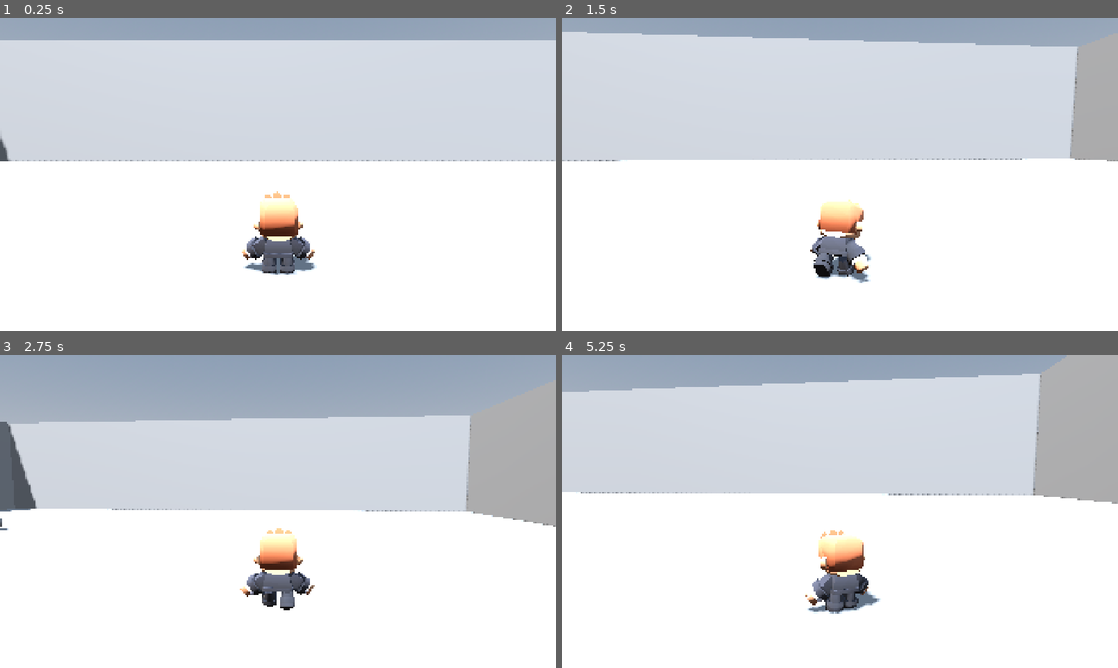
Above: before the commit, frames 1-4 (two rows, left to right).
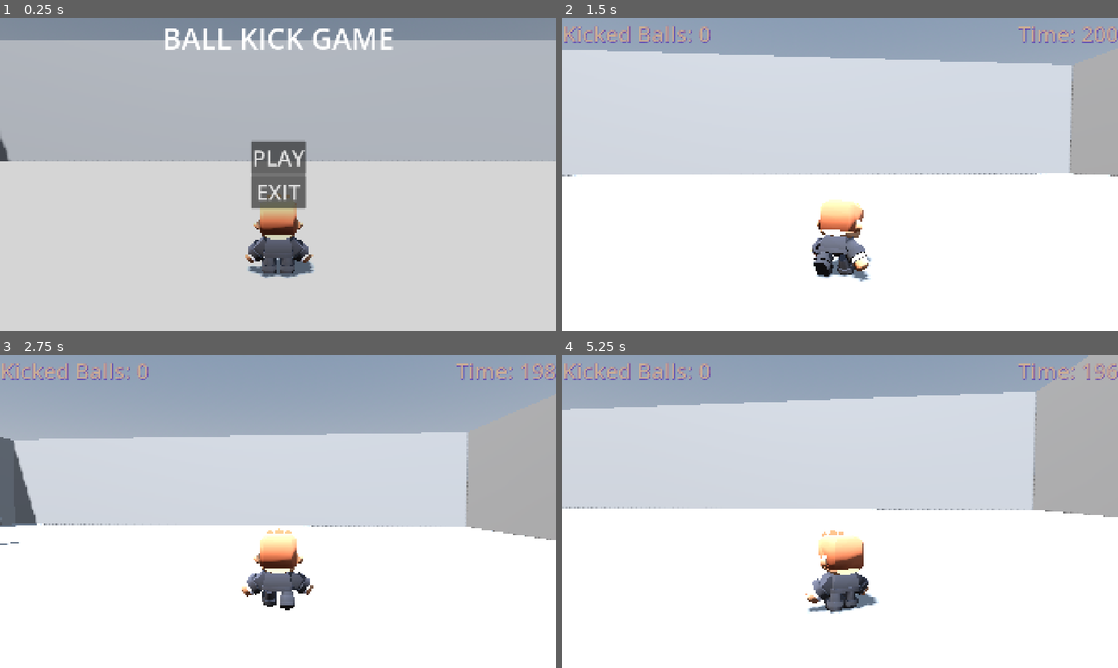
Above: after the commit, the same moments.

Repository: Software-Guardians/Godot-Third-Person-First-Game
Game: Godot game, scene res://main/main-scene.tscn
Same seed, same stepped clock (60 frames per second), same inputs: the game is played once before the commit and once after it.
Inputs (mouse positions are in pixels of both pictures, inside the frame that each line leads up to):
- Up to frame 1 (0.25 s): no input
- Up to frame 2 (1.5 s): click (840, 155) at 0.5 s, where only the run after the commit has a clickable "PLAY"; move the mouse to (867, 174) at 1.27 s; hold D (walk-right) from 1.28 s (still down); click (867, 174) at 1.35 s
- Up to frame 3 (2.75 s): tap Space (jump) at 1.52, 2.27 s; move the mouse to (250, 511) at 2.02 s; release D (walk-right) at 2.03 s; hold S (walk-back) from 2.03 s (still down); click (250, 511) at 2.1 s
- Up to frame 4 (5.25 s): move the mouse to (851, 505) at 2.77 s; release S (walk-back) at 2.78 s; hold W (walk-front) 2.78-3.53 s; hold D (walk-right) 2.78-4.28 s; click (851, 505) at 3.05 s; move the mouse to (834, 517) at 3.52 s; click (834, 517) at 3.6 s; tap Space (jump) at 3.77, 4.52 s; move the mouse to (878, 514) at 4.27 s; hold A (walk-left) from 4.28 s (still down); click (878, 514) at 4.35 s; move the mouse to (795, 508) at 5.02 s; tap W (walk-front) at 5.1 s

The runs differ from the first frame. In frame 1, 98% of the frame differs, in the area x 0-100%, y 0-100%; in frame 2, 11%; in frame 3, 11%; in frame 4, 12%.

Commit message:
Temel UI tamamlandı

Diff:
--- a/character/character_body_3d.gd
+++ b/character/character_body_3d.gd
@@ -4,6 +4,8 @@
 @onready var animation_player: AnimationPlayer = $character/AnimationPlayer
 @onready var kickable_area: Area3D = $character/KickableArea
 @onready var kick_timer: Timer = $character/KickTimer
+
+
 
 
 
@@ -14,16 +16,46 @@
 @export var gravity:=30
 @export var jump_velocity:=10
 @export var kick_strength:=1
-
-
+@export var character_default_location:Vector3=Vector3(-0.02,0.524,1.311)
+@export var character_default_rotation:Vector3=Vector3(0,0,0)
 var input_dir:Vector2=Vector2.ZERO
 var target_character_rotation_y:float=0.0
 
 
 func _ready() -> void:
+	set_physics_process(false)
+	set_process_input(false)
+	GameManager.game_start.connect(game_started)
+	GameManager.game_paused.connect(game_paused)
+	GameManager.game_stoped.connect(game_stoped)
+	GameManager.game_resumed.connect(game_resumed)
+
+func game_started():
 	Input.mouse_mode=Input.MOUSE_MODE_CAPTURED
+	set_physics_process(true)
+	set_process_input(true)
+	self.global_position=character_default_location
+	self.global_rotation=character_default_rotation
+func game_resumed():
+	Input.mouse_mode=Input.MOUSE_MODE_CAPTURED
+	set_physics_process(true)
+	set_process_input(true)
+
+func game_paused():
+	Input.mouse_mode=Input.MOUSE_MODE_VISIBLE
+	set_physics_process(false)
+	set_process_input(false)
+
+func game_stoped():
+	Input.mouse_mode=Input.MOUSE_MODE_VISIBLE
+	set_physics_process(false)
+	set_process_input(false)
+
 
 func _input(event: InputEvent) -> void:
+	if event.is_action_pressed(&"quit-game"):
+		GameManager.pause_game()
+
 	if event is InputEventMouseMotion:
 		rotate_y(deg_to_rad(-event.relative.x*sens))
 		camera_3d_controller.rotate_x(deg_to_rad(-event.relative.y*sens))
--- a/globals/game_manager.gd
+++ b/globals/game_manager.gd
@@ -1,17 +1,38 @@
 extends Node
 var kicked_ball_number:=0
-var time=200
+var default_Time=200
+var time=5
+
 var last_kicked_ball:RigidBody3D
-
+var is_game_active:=false
+signal game_start
+signal game_paused
+signal game_stoped
+signal game_resumed
+signal ball_remove
+signal ball_kicked
 func add_kicked_ball(removed_ball:RigidBody3D):
-	kicked_ball_number+=1
+	kicked_ball_add_one()
 	var kick_timer=Timer.new()
 	kick_timer.wait_time=1.5
 	kick_timer.one_shot=true
 	kick_timer.timeout.connect(func():
 		timer_outed(removed_ball))
 	kick_timer.start()
+func kicked_ball_add_one():
+	kicked_ball_number+=1
+	ball_kicked.emit()
 func reset_kicked_ball():
 	kicked_ball_number=0
 func timer_outed(removed_ball):
+	ball_remove.emit()
 	last_kicked_ball=removed_ball
+func start_game():
+	emit_signal("game_start")
+	time=default_Time
+func stop_game():
+	emit_signal("game_stoped")
+func pause_game():
+	emit_signal("game_paused")
+func resume_game():
+	emit_signal("game_resumed")
--- a/main/main-scene.tscn
+++ b/main/main-scene.tscn
@@ -18,17 +18,13 @@
 
 [node name="ballTimer" type="Timer" parent="."]
 wait_time = 2.0
-autostart = true
 
 [node name="UiMain" parent="." instance=ExtResource("4_184dl")]
 
-[node name="MenuCanvasLayer" parent="UiMain/Control" index="0"]
+[node name="ButtonResume" parent="UiMain/Control/MenuCanvasLayer/VBoxContainer" index="1"]
 visible = false
 
-[node name="ButtonRestart" parent="UiMain/Control/MenuCanvasLayer/VBoxContainer" index="0"]
-visible = false
-
-[node name="ButtonPause" parent="UiMain/Control/MenuCanvasLayer/VBoxContainer" index="1"]
+[node name="ButtonRestart" parent="UiMain/Control/MenuCanvasLayer/VBoxContainer" index="2"]
 visible = false
 
 [node name="UiGame" parent="." instance=ExtResource("5_e6dp0")]
@@ -36,7 +32,14 @@
 [node name="GameCanvasLayer" parent="UiGame" index="0"]
 visible = false
 
+[node name="MainTimer" type="Timer" parent="."]
+
 [connection signal="timeout" from="ballTimer" to="." method="_on_ball_timer_timeout"]
+[connection signal="pressed" from="UiMain/Control/MenuCanvasLayer/VBoxContainer/ButtonPlay" to="." method="_on_button_play_pressed"]
+[connection signal="pressed" from="UiMain/Control/MenuCanvasLayer/VBoxContainer/ButtonResume" to="." method="_on_button_resume_pressed"]
+[connection signal="pressed" from="UiMain/Control/MenuCanvasLayer/VBoxContainer/ButtonRestart" to="." method="_on_button_restart_pressed"]
+[connection signal="pressed" from="UiMain/Control/MenuCanvasLayer/VBoxContainer/ButtonExit" to="." method="_on_button_exit_pressed"]
+[connection signal="timeout" from="MainTimer" to="." method="_on_main_timer_timeout"]
 
 [editable path="UiMain"]
 [editable path="UiGame"]
--- a/main/main_scene.gd
+++ b/main/main_scene.gd
@@ -2,28 +2,44 @@
 @onready var ball:PackedScene=preload("res://objects/ball.tscn")
 @onready var character: Node3D = $"Character-male-d"
 @onready var balls: Node3D = $balls
-@onready var score_label: Label = $ScoreLabel
 @onready var menu_canvas_layer: CanvasLayer = $UiMain/Control/MenuCanvasLayer
 @onready var button_restart: Button = $UiMain/Control/MenuCanvasLayer/VBoxContainer/ButtonRestart
 @onready var game_canvas_layer: CanvasLayer = $UiGame/GameCanvasLayer
 @onready var label_score: Label = $UiGame/GameCanvasLayer/LabelScore
 @onready var label_time: Label = $UiGame/GameCanvasLayer/LabelTime
+@onready var ball_timer: Timer = $ballTimer
+@onready var button_play: Button = $UiMain/Control/MenuCanvasLayer/VBoxContainer/ButtonPlay
+@onready var button_resume: Button = $UiMain/Control/MenuCanvasLayer/VBoxContainer/ButtonResume
+@onready var main_timer: Timer = $MainTimer
+const GAME_OVER_SCENE = preload("res://scenes/user-interface/gameOverScene.tscn")
+
 
 
 @export var ball_position_list:=[]
 
 func _ready() -> void:
 	print("başladı")
-
-func _process(_delta: float) -> void:
-	if GameManager.last_kicked_ball!=null:
-		GameManager.last_kicked_ball.queue_free()
-	if game_canvas_layer.visible:
-		label_score.text="Kicked Balls: "+ str(GameManager.kicked_ball_number)
-		label_time.text="Time: "+ str(GameManager.kicked_ball_number)
+	GameManager.game_start.connect(game_started)
+	GameManager.game_paused.connect(is_paused)
+	GameManager.game_stoped.connect(is_stoped)
+	GameManager.ball_remove.connect(ball_remove)
+	GameManager.ball_kicked.connect(add_ball_to_label)
+func game_started():
+	GameManager.is_game_active=true
+	game_canvas_layer.visible=true
+	menu_canvas_layer.visible=false
+	label_score.text="Kicked Balls: "+ str(GameManager.kicked_ball_number)
+	label_time.text="Time: "+ str(GameManager.default_Time)
+	for ball in balls.get_children():
+		balls.remove_child(ball)
+		ball.queue_free()
+func ball_remove():
+	GameManager.last_kicked_ball.queue_free()
+func add_ball_to_label():
+	label_score.text="Kicked Balls: "+ str(GameManager.kicked_ball_number)
 
 func ball_create():
-	while true:
+	while GameManager.is_game_active:
 		if ball_position_list.size()==10:
 			break
 		var ball_absolute_position:=Vector3(randi_range(-22,22),2,randi_range(-22,22))
@@ -53,3 +69,58 @@
 
 func _on_ball_timer_timeout() -> void:
 	ball_create()
+
+
+func _on_button_play_pressed() -> void:
+	GameManager.start_game()
+	ball_timer.start()
+	main_timer.start()
+	main_timer.paused=false
+func _on_button_exit_pressed() -> void:
+	get_tree().quit()
+
+func is_paused() -> void:
+	GameManager.is_game_active=false
+	game_canvas_layer.visible=false
+	menu_canvas_layer.visible=true
+	button_restart.visible=true
+	ball_timer.paused=true
+	button_play.visible=false
+	button_resume.visible=true
+	main_timer.paused=true
+func _on_button_restart_pressed() -> void:
+	GameManager.start_game()
+	ball_timer.start()
+	GameManager.is_game_active=true
+	ball_timer.paused=false
+	main_timer.start()
+	main_timer.paused=false
+func _on_button_resume_pressed() -> void:
+	ball_timer.paused=false
+	GameManager.resume_game()
+	GameManager.is_game_active=true
+	game_canvas_layer.visible=true
+	menu_canvas_layer.visible=false
+	button_restart.visible=false
+	button_play.visible=false
+	button_resume.visible=true
+	main_timer.paused=false
+
+func _on_main_timer_timeout() -> void:
+	if GameManager.time>1:
+		GameManager.time-=1
+		label_time.text="Time: "+ str(GameManager.time)
+
+	else:
+		GameManager.stop_game()
+func is_stoped():
+	var my_window=GAME_OVER_SCENE.instantiate()
+	get_tree().root.add_child(my_window)
+	GameManager.is_game_active=false
+	game_canvas_layer.visible=false
+	menu_canvas_layer.visible=true
+	button_restart.visible=true
+	ball_timer.paused=true
+	button_play.visible=false
+	button_resume.visible=false
+	main_timer.paused=true
--- a/project.godot
+++ b/project.godot
@@ -62,9 +62,15 @@
 "events": [Object(InputEventMouseButton,"resource_local_to_scene":false,"resource_name":"","device":-1,"window_id":0,"a …(258 unchanged characters)…
 ]
 }
+quit-game={
+"deadzone": 0.2,
+"events": [Object(InputEventKey,"resource_local_to_scene":false,"resource_name":"","device":-1,"window_id":0,"alt_pressed":false,"shift_pressed":false,"ctrl_pressed":false,"meta_pressed":false,"pressed":false,"keycode":0,"physical_keycode":4194305,"key_label":0,"unicode":0,"location":0,"echo":false,"script":null)
+]
+}
 
 [rendering]
 
 renderer/rendering_method="gl_compatibility"
 renderer/rendering_method.mobile="gl_compatibility"
+textures/vram_compression/import_etc2_astc=true
 anti_aliasing/quality/msaa_3d=1
--- a/scenes/user-interface/UIGame.tscn
+++ b/scenes/user-interface/UIGame.tscn
@@ -23,14 +23,3 @@
 theme_override_colors/font_shadow_color = Color(0.188235, 0, 0.694118, 1)
 theme_override_font_sizes/font_size = 75
 text = "Time:"
-
-[node name="ButtonMenu" type="Button" parent="GameCanvasLayer"]
-anchors_preset = 5
-anchor_left = 0.5
-anchor_right = 0.5
-offset_left = -116.5
-offset_right = 116.5
-offset_bottom = 111.0
-grow_horizontal = 2
-theme_override_font_sizes/font_size = 75
-text = "MENU"
--- a/scenes/user-interface/UIMain.tscn
+++ b/scenes/user-interface/UIMain.tscn
@@ -28,20 +28,20 @@
 grow_horizontal = 2
 grow_vertical = 2
 
+[node name="ButtonPlay" type="Button" parent="Control/MenuCanvasLayer/VBoxContainer"]
+layout_mode = 2
+theme_override_font_sizes/font_size = 75
+text = "PLAY"
+
+[node name="ButtonResume" type="Button" parent="Control/MenuCanvasLayer/VBoxContainer"]
+layout_mode = 2
+theme_override_font_sizes/font_size = 75
+text = "RESUME"
+
 [node name="ButtonRestart" type="Button" parent="Control/MenuCanvasLayer/VBoxContainer"]
 layout_mode = 2
 theme_override_font_sizes/font_size = 75
 text = "RESTART"
-
-[node name="ButtonPause" type="Button" parent="Control/MenuCanvasLayer/VBoxContainer"]
-layout_mode = 2
-theme_override_font_sizes/font_size = 75
-text = "PAUSE"
-
-[node name="ButtonPlay" type="Button" parent="Control/MenuCanvasLayer/VBoxContainer"]
-layout_mode = 2
-theme_override_font_sizes/font_size = 75
-text = "PLAY"
 
 [node name="ButtonExit" type="Button" parent="Control/MenuCanvasLayer/VBoxContainer"]
 layout_mode = 2
--- /dev/null
+++ b/scenes/user-interface/gameOverScene.gd
@@ -0,0 +1,8 @@
+extends Window
+
+func _ready() -> void:
+	GameManager.game_stoped.connect(game_over)
+func _on_button_pressed() -> void:
+	hide()
+func game_over():
+	popup_centered()
--- /dev/null
+++ b/scenes/user-interface/gameOverScene.tscn
@@ -0,0 +1,34 @@
+[gd_scene load_steps=3 format=3 uid="uid://budy1o1kjjust"]
+
+[ext_resource type="Script" uid="uid://b4i0me6ovt7dk" path="res://scenes/user-interface/gameOverScene.gd" id="1_mxgja"]
+
+[sub_resource type="LabelSettings" id="LabelSettings_a1tub"]
+font_size = 40
+
+[node name="GameOverScene" type="Window"]
+initial_position = 1
+size = Vector2i(500, 200)
+script = ExtResource("1_mxgja")
+
+[node name="VBoxContainer" type="VBoxContainer" parent="."]
+anchors_preset = 15
+anchor_right = 1.0
+anchor_bottom = 1.0
+grow_horizontal = 2
+grow_vertical = 2
+alignment = 1
+
+[node name="BallLabel" type="Label" parent="VBoxContainer"]
+layout_mode = 2
+size_flags_vertical = 3
+text = "TOTAL KICKED BALL:"
+label_settings = SubResource("LabelSettings_a1tub")
+horizontal_alignment = 1
+vertical_alignment = 3
+
+[node name="Button" type="Button" parent="VBoxContainer"]
+layout_mode = 2
+size_flags_vertical = 6
+text = "OK"
+
+[connection signal="pressed" from="VBoxContainer/Button" to="." method="_on_button_pressed"]
Not shown, changed: assets/kenney_mini-characters(1)/Models/FBX format/Textures/colormap.png.import
Not shown, changed: assets/kenney_mini-characters(1)/Models/GLB format/Textures/colormap.png.import
Not shown, changed: assets/kenney_mini-characters(1)/Models/OBJ format/Textures/colormap.png.import
Not shown, added: export_presets.cfg
Not shown, added: scenes/user-interface/gameOverScene.gd.uid
